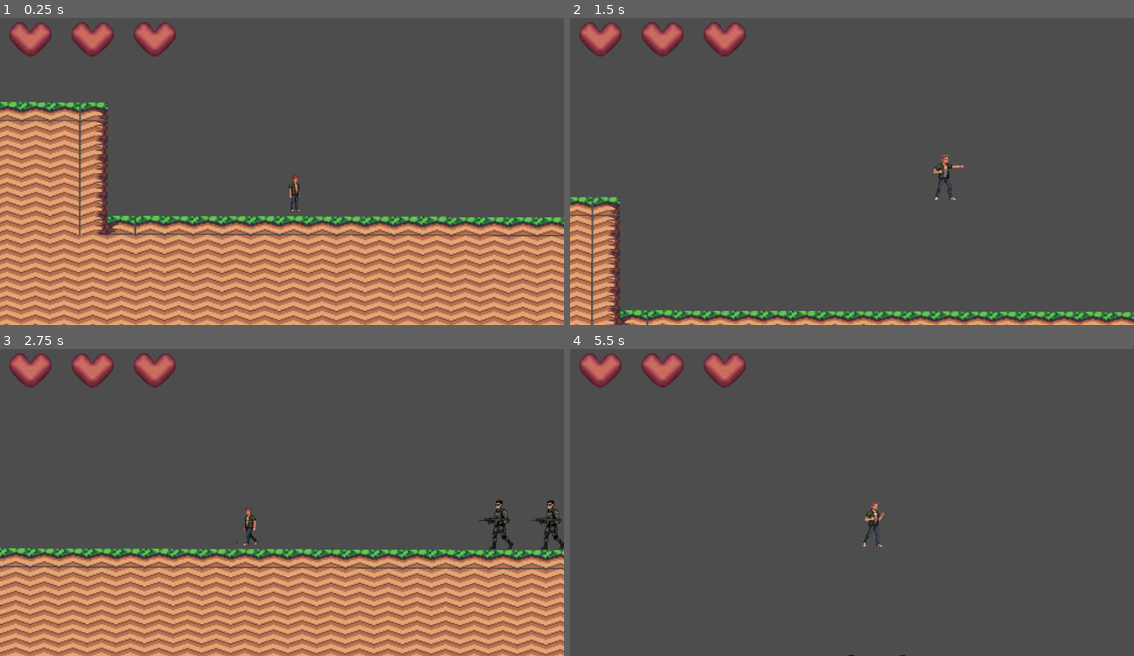
Above: before the commit, frames 1-4 (two rows, left to right).
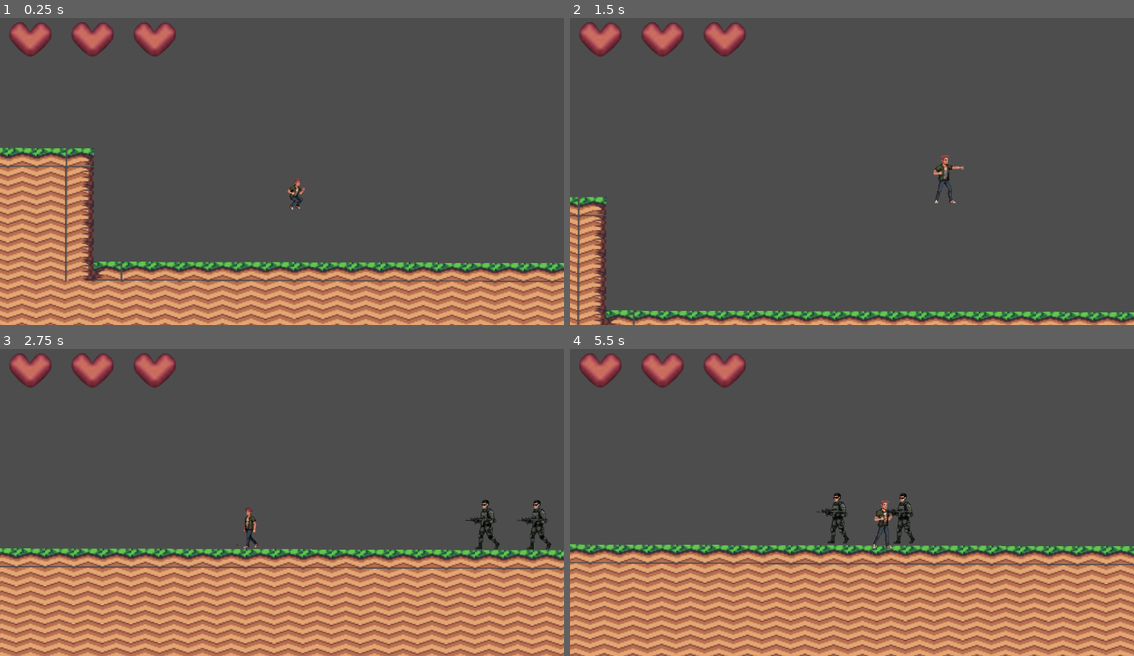
Above: after the commit, the same moments.

Repository: C4rloSegundo/jogo-folclore
Game: Godot game, scene res://demofloresta.tscn
Two runs of this game, one before a commit and one after it. Both use one fixed random seed, a clock stepped at 60 frames per second and the inputs below.
Inputs:
- Up to frame 1 (0.25 s): no input
- Up to frame 2 (1.5 s): hold D (direita) from 0.53 s (still down); tap K (atacar) at 0.6, 1.35 s; tap Space (pular) at 0.77 s
- Up to frame 3 (2.75 s): tap Space (pular) at 1.52 s; release D (direita) at 2.03 s; hold A (esquerda) from 2.03 s (still down); tap K (atacar) at 2.1 s
- Up to frame 4 (5.5 s): release A (esquerda) at 2.78 s; hold D (direita) 2.78-4.28 s; tap K (atacar) every 0.75 s from 2.85 to 5.1 s; tap Space (pular) at 3.02, 3.77, 4.52 s; hold A (esquerda) 4.28-5.03 s; hold D (direita) from 5.03 s (still down)

The runs differ from the first frame. In frame 1, 33% of the frame differs, in the area x 0-100%, y 27-100%; in frame 2, 6.1%; in frame 3, 22%; in frame 4, 36%, in the area x 0-100%, y 47-100%.

Commit message:
personagem andando no chão v2

Diff:
--- a/demofloresta.tscn
+++ b/demofloresta.tscn
@@ -894,7 +894,7 @@
 layer_0/tile_data = PackedInt32Array(983057, 0, 21, 1114129, 65536, 22, 983058, 65536, 21, 1048594, 65536, 22, 1114130, …(21295 unchanged characters)…
 
 [node name="personagem" parent="." instance=ExtResource("3_b676b")]
-position = Vector2(675, 239)
+position = Vector2(689, 190)
 
 [node name="inimigos" parent="." instance=ExtResource("4_ncleg")]
 position = Vector2(1226, 269)
--- a/personagem.tscn
+++ b/personagem.tscn
@@ -86,14 +86,14 @@
 size = Vector2(79.75, 70.5)
 
 [node name="personagem" type="Node2D"]
-position = Vector2(-4, -37)
+position = Vector2(-16, -49)
 
 [node name="curumin" type="CharacterBody2D" parent="." groups=["jogador"]]
 script = ExtResource("1_k0c8s")
 
 [node name="Sprite" type="AnimatedSprite2D" parent="curumin"]
 position = Vector2(0, 3.0000014)
-scale = Vector2(0.25263157, 0.23589742)
+scale = Vector2(0.25263157, 0.25128204)
 sprite_frames = SubResource("SpriteFrames_87qvo")
 animation = &"andando"
 centered = false
